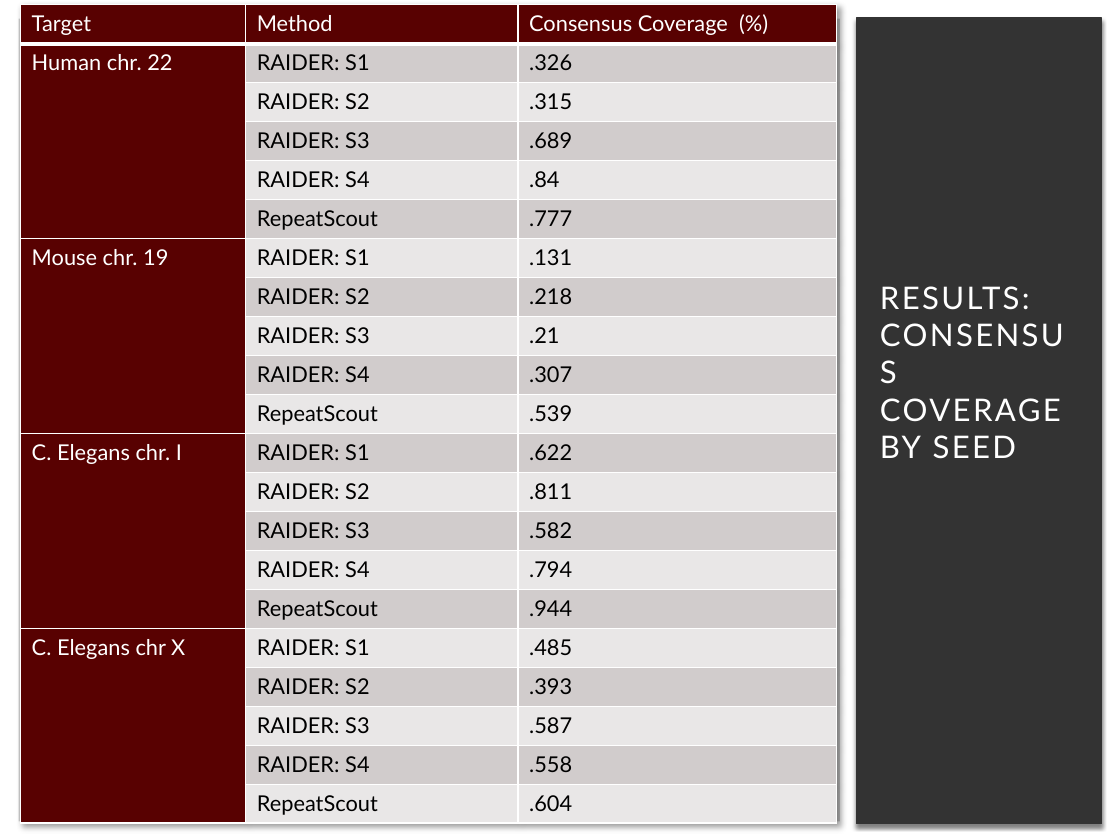
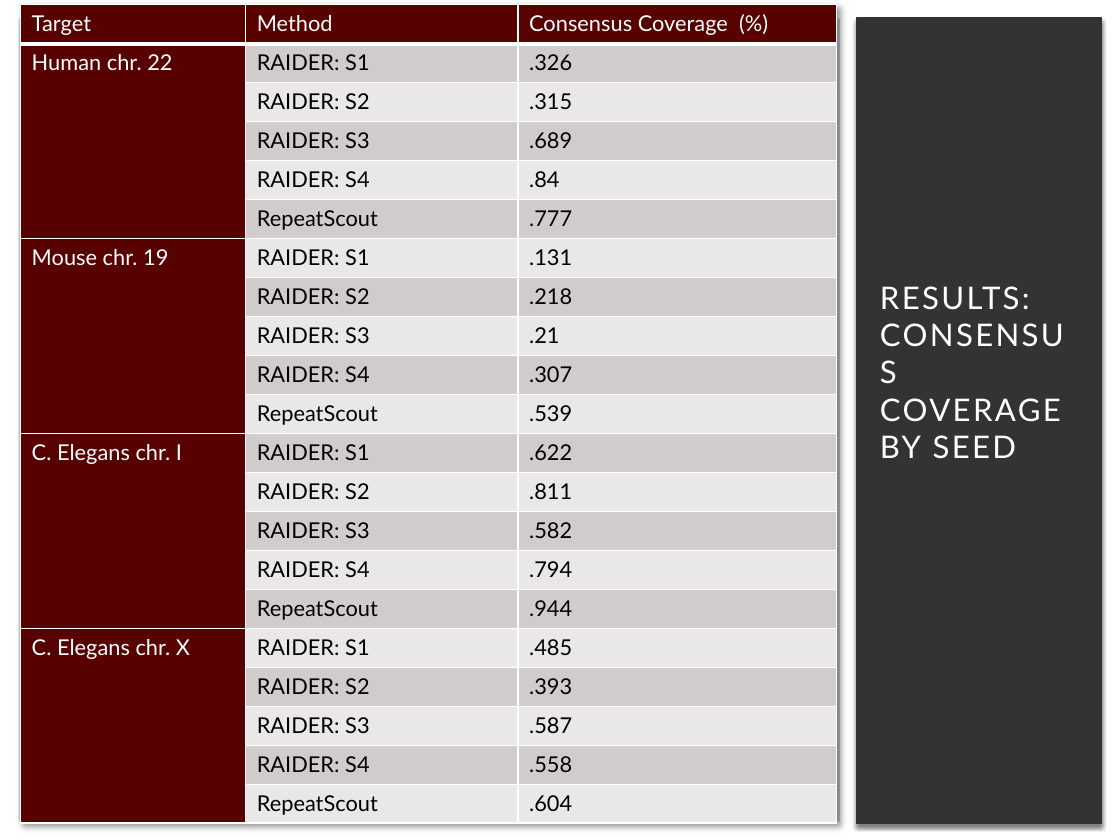
Before and after one commit to schaefce/proposal, a slide deck: slide 49 of GLBio.pptx. Drawn at 1120x840 pixels with LibreOffice and Linux fonts; fonts in the diff are those of the drawing. Boxes give left, top, right and bottom in pixels: in the first picture for what was removed or moved away, otherwise in the second. Text is boxed around its words. In the diff, an @@ line names an element or a change of style, - is before the commit and + after.

```diff
--- a/GLBio.pptx
+++ b/GLBio.pptx
@@ table at [20,4,837,823] @@
-row 17, column 1: C. Elegans chr X
+row 17, column 1: C. Elegans chr. X
```
Also in this commit, not shown: 16 other slides changed, 3 slides added, 4 slides removed.
